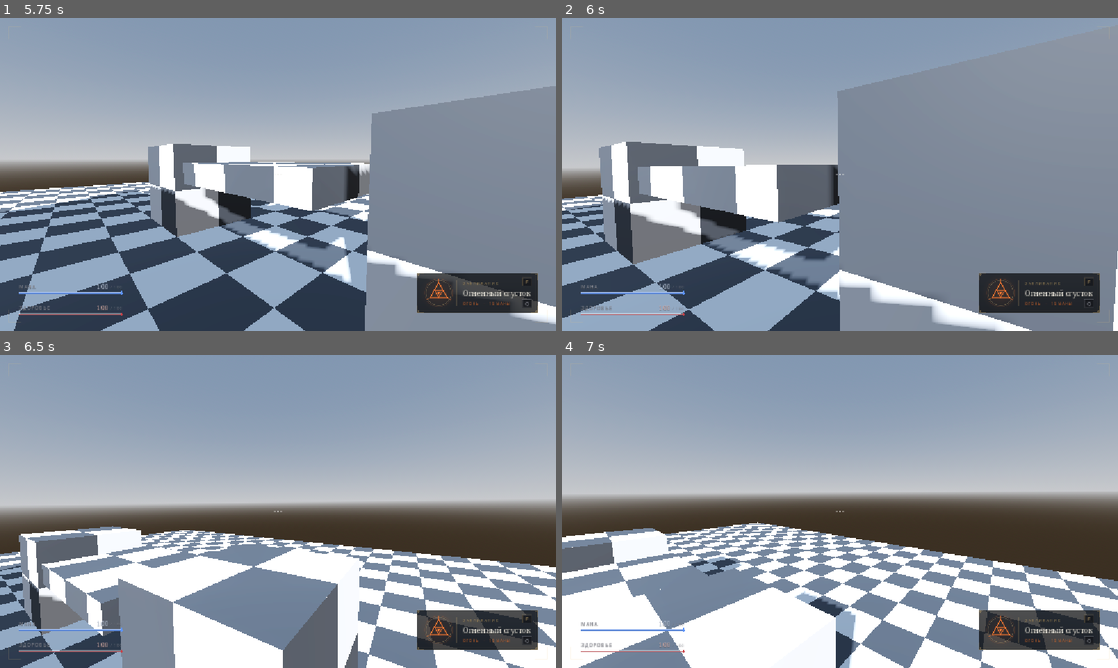
Above: before the commit, frames 1-4 (two rows, left to right).
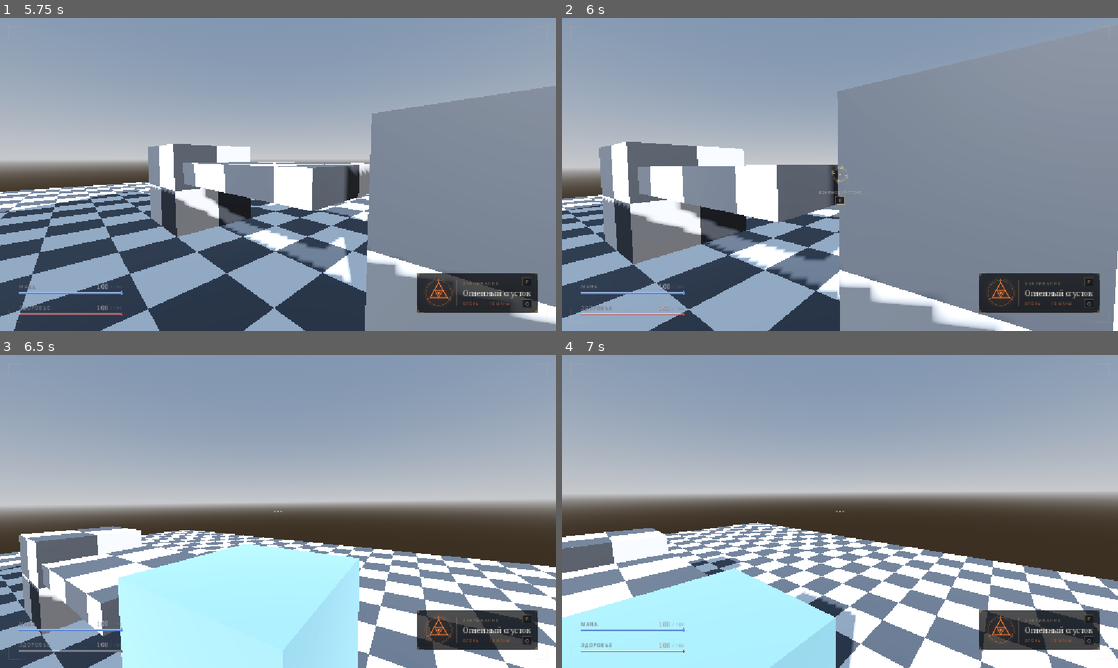
Above: after the commit, the same moments.

Repository: Tunwell1/test-game
Game: Godot game, scene res://main.tscn
The game is run twice, just before and just after one commit, with the same random seed, the same clock (stepped at 60 frames per second) and the same inputs.
Inputs (mouse positions are in pixels of both pictures, inside the frame that each line leads up to):
- Up to frame 1 (5.75 s): tap Enter at 0.5 s; move the mouse to (250, 237) at 0.52 s; hold W (move_forward) 0.53-2.03 s; tap E (interact) at 0.6, 1.55, 2.3, 2.85, 3.8, 4.55, 5.3 s; click (250, 237) at 0.67 s; tap Space (jump) at 0.77, 1.52, 3.02, 3.5, 3.77, 4.52 s; move the mouse to (444, 221) at 1.27 s; tap F (cast_spell) at 1.35 s; move the mouse to (111, 127) at 2.02 s; hold Ctrl (crouch) 2.03-2.78 s; hold A (move_left) 2.03-3.53 s; move the mouse to (305, 174) at 2.77 s; click (305, 174) at 2.92 s; move the mouse to (194, 96) at 3.52 s; hold S (move_back) 3.53-4.28 s; tap Q (next_spell) at 3.6 s; move the mouse to (400, 158) at 4.27 s; hold D (move_right) 4.28-5.03 s; tap 1 (pick_school_1) at 4.35 s; move the mouse to (250, 174) at 5.02 s; hold W (move_forward) from 5.03 s (still down); tap 2 (pick_school_2) at 5.1 s; click (250, 174) at 5.17 s
- Up to frame 2 (6 s): move the mouse to (851, 168) at 5.77 s; release W (move_forward) at 5.78 s; hold D (move_right) from 5.78 s (still down); tap 3 (pick_school_3) at 5.85 s
- Up to frame 3 (6.5 s): keep holding D (move_right); tap Space (jump) at 6.02 s; tap E (interact) at 6.05 s
- Up to frame 4 (7 s): move the mouse to (834, 517) at 6.52 s; release D (move_right) at 6.53 s; hold W (move_forward) from 6.53 s (still down); tap 4 (pick_school_4) at 6.6 s; tap Space (jump) at 6.77 s; tap E (interact) at 6.8 s

Frame 1 is identical in both runs. In frame 2, 0.1% of the frame differs, in the area x 46-54%, y 46-60%; in frame 3, 15%, in the area x 21-65%, y 60-100%; in frame 4, 12%.

Commit message:
Fix interaction ray collision mask parsing
Co-authored-by: arena-agent <297053741+arena-agent@users.noreply.github.com>

Diff:
--- a/Models/Wall_door_with_collision.tscn
+++ b/Models/Wall_door_with_collision.tscn
@@ -8,14 +8,12 @@
 size = Vector3(2.8, 4.8, 0.4)
 
 [node name="WallDoor" type="StaticBody3D"]
-# Physical wall only; it is deliberately not on the player's interact-ray layer.
 collision_layer = 1
 script = ExtResource("2_collision")
 
 [node name="ImportedModel" parent="." instance=ExtResource("1_model")]
 
 [node name="Door" type="AnimatableBody3D" parent="."]
-# Dedicated layer 3: the interaction ray can target the leaf, not the wall.
 collision_layer = 4
 script = ExtResource("3_door")
 
--- a/player.gd
+++ b/player.gd
@@ -155,6 +155,8 @@
 		camera_boom.add_excluded_object(get_rid())
 	if interact_ray:
 		interact_ray.add_exception(self)
+		interact_ray.collision_mask = 4 # Layer 3: interactable
+		interact_ray.collide_with_bodies = true
 
 	# Прилипание к поверхности при спуске по ступенькам и небольшим уклонам
 	floor_snap_length = 0.35
--- a/player.tscn
+++ b/player.tscn
@@ -34,7 +34,6 @@
 fov = 75.0
 
 [node name="InteractRay" type="RayCast3D" parent="Head/CameraBoom/Camera3D"]
-# The interaction ray only sees layer 3 so the decorative wall meshes do not block prompts.
 collision_mask = 4
 target_position = Vector3(0, 0, -4.5)
 enabled = true
